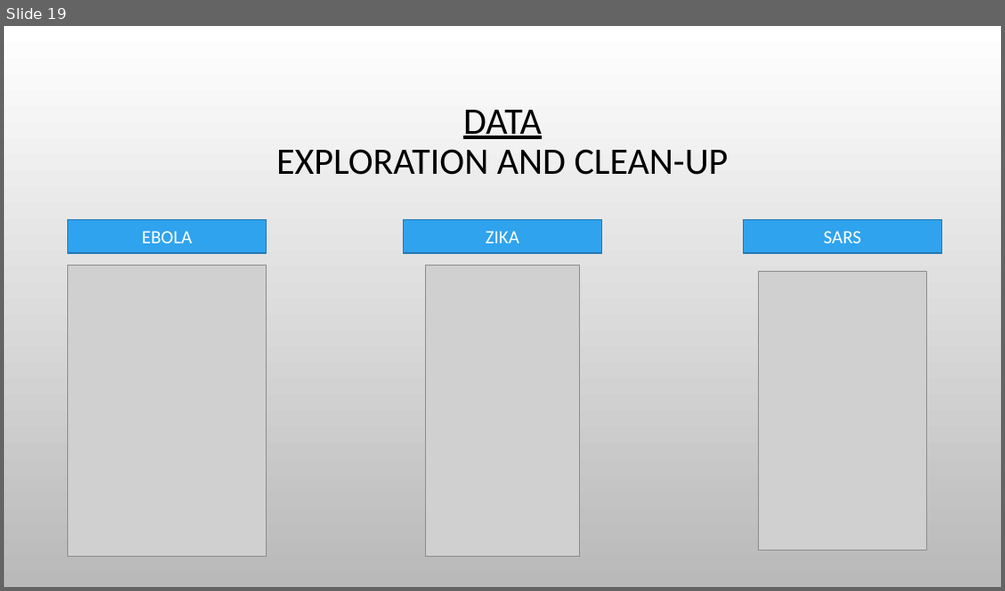
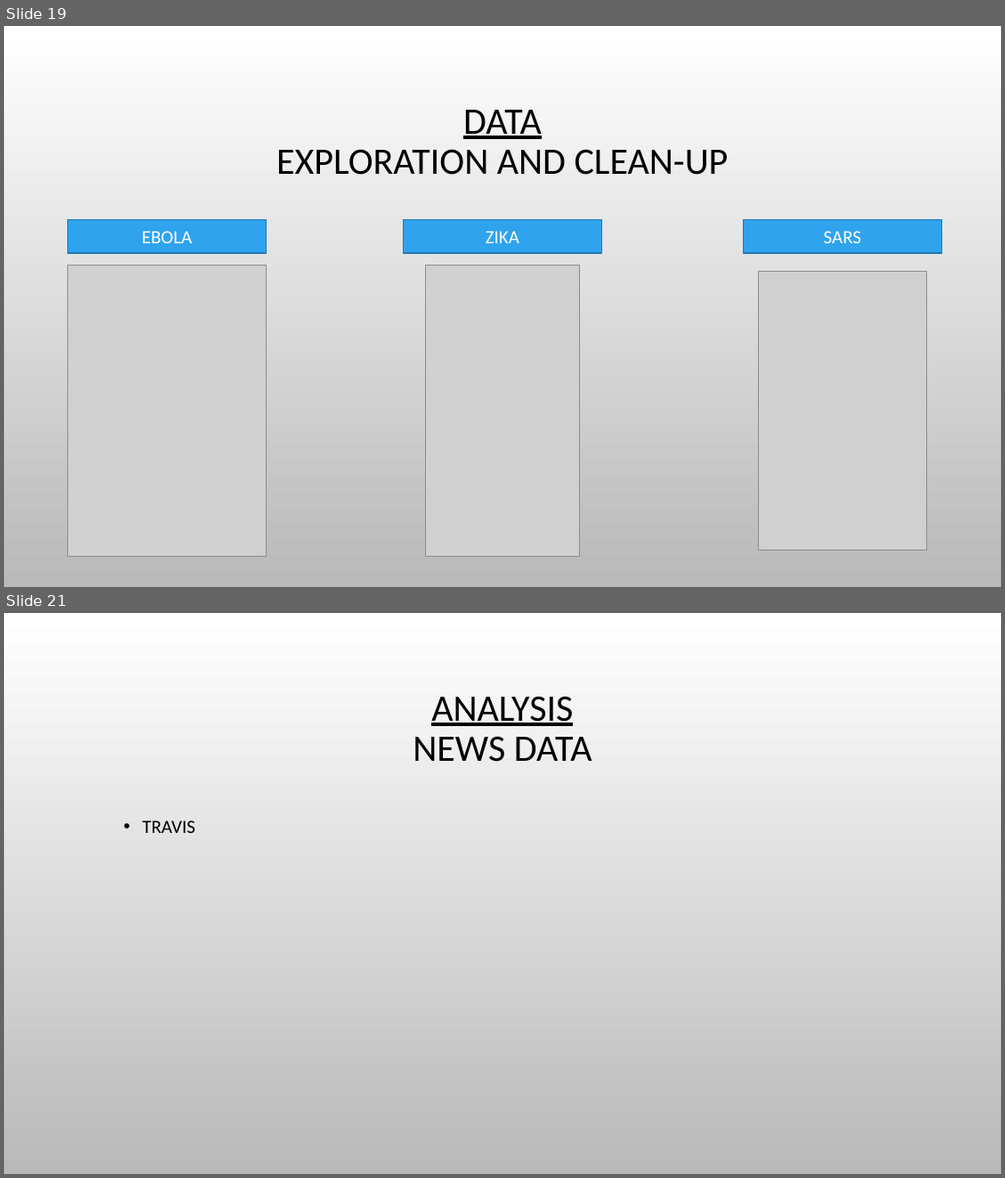
Before and after one commit to sunwukong76/GroupProject1, a slide deck: Code/Andres_Mejia/Visualizations_AM.pptx. Shown one above the other, each under a label of ours: slide 19 before the commit, slides 19 and 21 after it; the slides between them are not shown. The pictures are 1005x591 and 1005x1178 pixels, drawn with LibreOffice and Linux fonts; fonts in the diff are those of the drawing; grey boxes stand for pictures; background and template pictures are left out. Boxes give left, top, right and bottom in pixels: in the first picture for what was removed or moved away, otherwise in the second. Text is boxed around its words. In the diff, an @@ line names an element or a change of style, - is before the commit and + after.

```diff
--- a/Code/Andres_Mejia/Visualizations_AM.pptx
+++ b/Code/Andres_Mejia/Visualizations_AM.pptx
@@ slide 21 added at (4, 613, 1001, 1174), background picture (left out) @@
@@ title added at (413, 696, 592, 762), 36 pt, text #000000, underline @@
+ANALYSIS
+NEWS DATA
@@ text added at (142, 820, 195, 833), 18 pt, text #000000 @@
+  • TRAVIS
```
Also in this commit, not shown: 1 slide changed, 7 other slides added, 1 other file.
